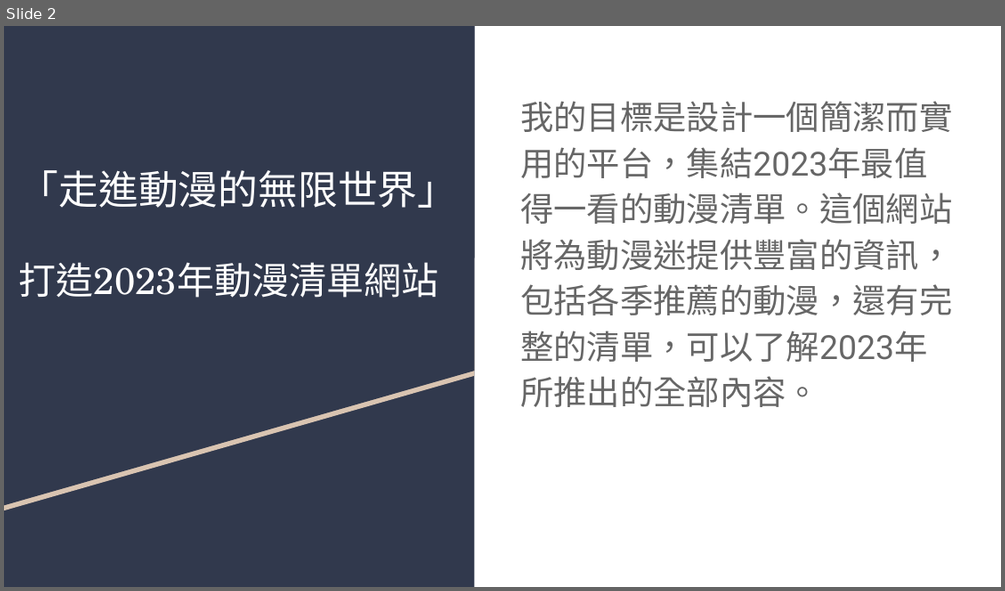
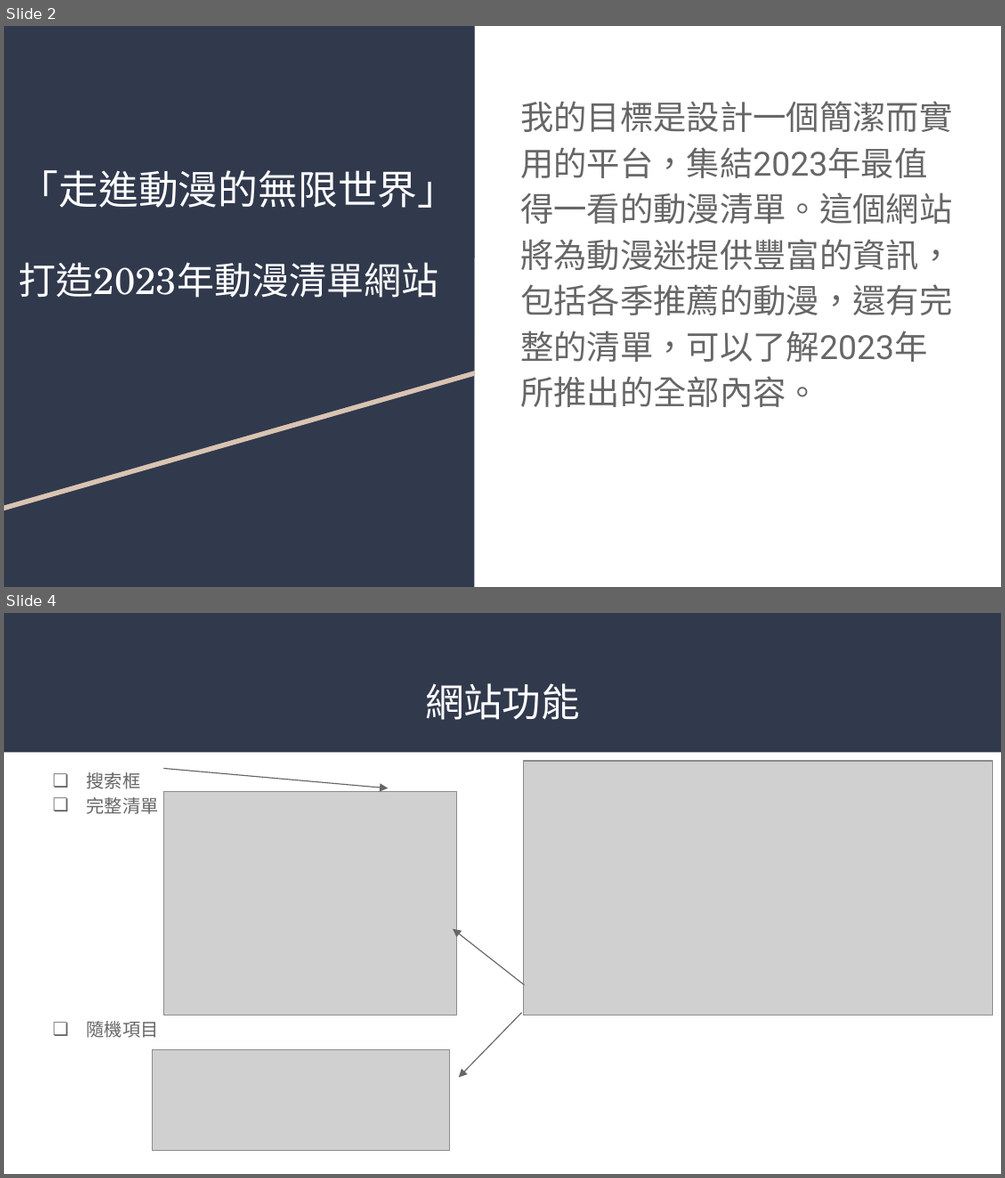
Before and after one commit to Kkoshcher/AnimeListView, a slide deck: PPT/小專(謝政利).pptx. Shown one above the other, each under a label of ours: slide 2 before the commit, slides 2 and 4 after it; the slides between them are not shown. The pictures are 1005x591 and 1005x1178 pixels, drawn with LibreOffice and Linux fonts; fonts in the diff are those of the drawing; grey boxes stand for pictures. Boxes give left, top, right and bottom in pixels: in the first picture for what was removed or moved away, otherwise in the second. Text is boxed around its words. In the diff, an @@ line names an element or a change of style, - is before the commit and + after.

```diff
--- a/PPT/小專(謝政利).pptx
+++ b/PPT/小專(謝政利).pptx
@@ slide 4 added at [4, 613, 1001, 1174], background #FFFFFF @@
@@ rectangle added at [4, 613, 1001, 753], fill #31394D @@
@@ title added at [425, 683, 580, 720], 28 pt, text #FFFFFF @@
+網站功能
@@ text added at [87, 772, 159, 1038], 13 pt, text #666666 @@
+❏ 搜索框
+❏ 完整清單
+❏ 隨機項目
@@ arrow added from (163, 769) to (388, 788), #666666 0.75 pt @@
@@ picture added at [524, 761, 993, 1014] @@
@@ picture added at [163, 791, 456, 1014] @@
@@ arrow added from (525, 985) to (453, 929), #666666 0.75 pt @@
@@ arrow added from (521, 1013) to (459, 1078), #666666 0.75 pt @@
@@ picture added at [153, 1050, 450, 1151] @@
```
Also in this commit, not shown: 4 slides changed.
